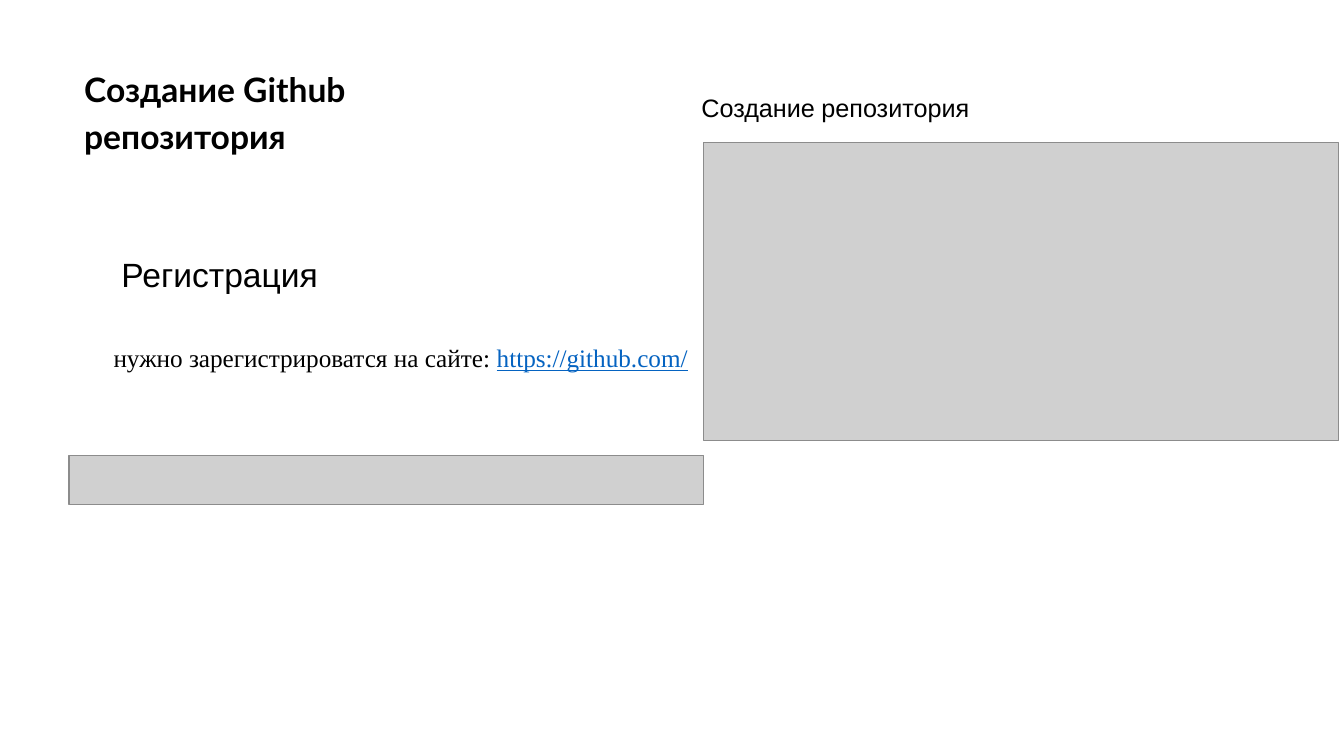
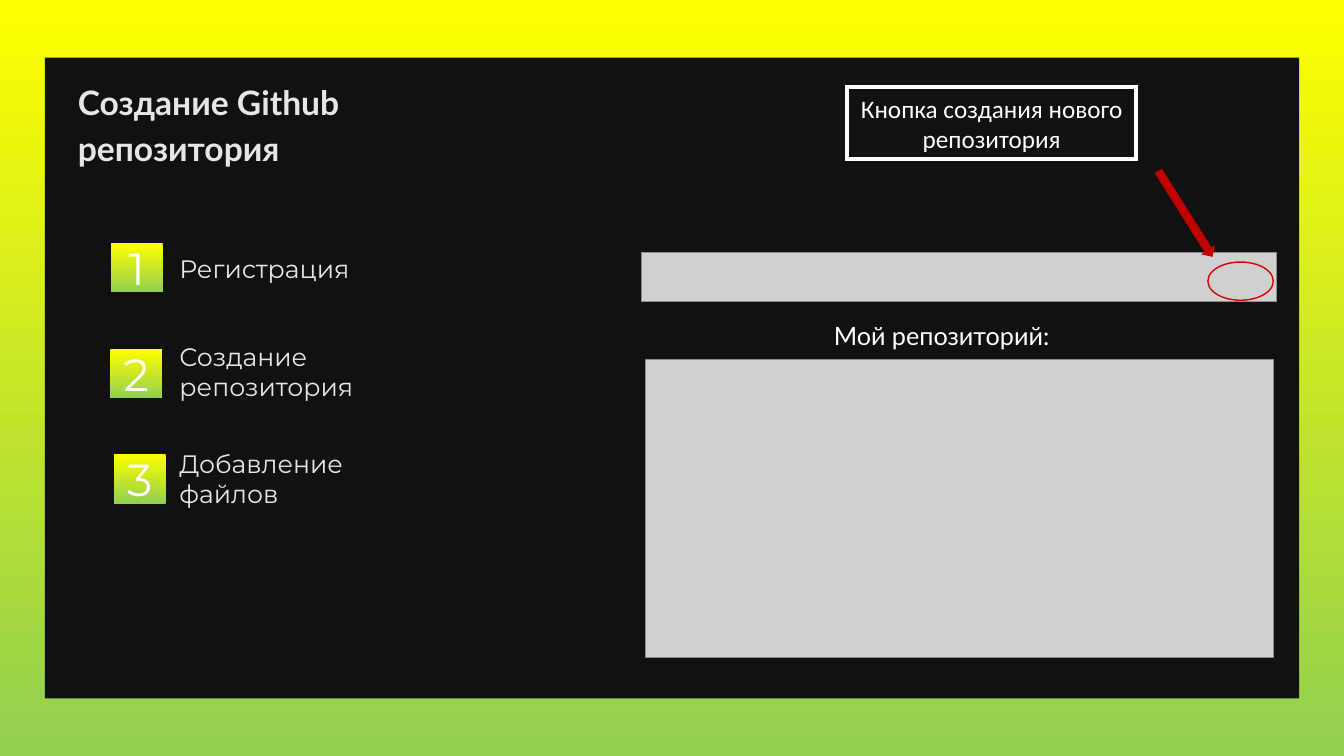
Before and after one commit to FFlop235/School_Project, a slide deck: slide 14 of Анализ оценок из Сетевого Города.pptx. Drawn at 1344x756 pixels with LibreOffice and Linux fonts; fonts in the diff are those of the drawing; grey boxes stand for pictures. Boxes give left, top, right and bottom in pixels: in the first picture for what was removed or moved away, otherwise in the second. Text is boxed around its words. In the diff, an @@ line names an element or a change of style, - is before the commit and + after.

```diff
--- a/Анализ оценок из Сетевого Города.pptx
+++ b/Анализ оценок из Сетевого Города.pptx
@@ background #FFFFFF to gradient #FFFF00 to #92D050 @@
@@ rectangle added at box(44, 57, 1299, 699), fill #111111 @@
@@ text "Создание Github репозитория": place and size @@
-text "Создание Github репозитория" at box(84, 77, 345, 155)
+text "Создание Github репозитория" at box(78, 90, 339, 167)
@@ text "Создание Github репозитория" at box(78, 90, 339, 167): text colour #000000 to #E7E6E6 @@
@@ rectangle added at box(848, 87, 1136, 159), outline #FFFFFF 3 pt, 18 pt, text #FFFFFF @@
+Кнопка создания нового репозитория
@@ down arrow added at box(1152, 167, 1221, 262), fill #C00000 @@
@@ rectangle added at box(111, 243, 163, 292), fill gradient #FFFF00 to #92D050, 32 pt, text #FFFFFF @@
+1
@@ text "Регистрация": place and size @@
-text "Регистрация" at box(121, 264, 317, 294)
+text "Регистрация" at box(179, 260, 349, 283)
@@ text "Регистрация" at box(179, 260, 349, 283): size 24 to 18 pt, font Arial to Montserrat, text colour #000000 to #E7E6E6 @@
@@ picture: place and size @@
-picture at box(70, 456, 705, 505)
+picture at box(642, 253, 1277, 302)
@@ ellipse added at box(1208, 262, 1273, 300), outline #DA0000 1 pt @@
@@ text added at box(834, 327, 1049, 350), 18 pt, text #FFFFFF @@
+Мой репозиторий:
@@ rectangle added at box(111, 349, 163, 398), fill gradient #FFFF00 to #92D050, 32 pt, text #FFFFFF @@
+2
@@ text removed at box(114, 349, 688, 373) @@
-нужно зарегистрироватся на сайте: https://github.com/
@@ text "Создание репозитория": place and size @@
-text "Создание репозитория" at box(701, 99, 969, 123)
+text "Создание репозитория" at box(179, 348, 353, 401)
@@ text "Создание репозитория" at box(179, 348, 353, 401): font Arial to Montserrat, text colour #000000 to #E7E6E6 @@
@@ picture: place and size @@
-picture at box(704, 143, 1339, 442)
+picture at box(645, 359, 1273, 657)
@@ rectangle added at box(114, 455, 166, 504), fill gradient #FFFF00 to #92D050, 32 pt, text #FFFFFF @@
+3
@@ text added at box(179, 454, 343, 508), 18 pt, text #E7E6E6 @@
+Добавление файлов
```
Also in this commit, not shown: 8 other slides changed, 4 slides added, 4 slides removed, 5 other files.
